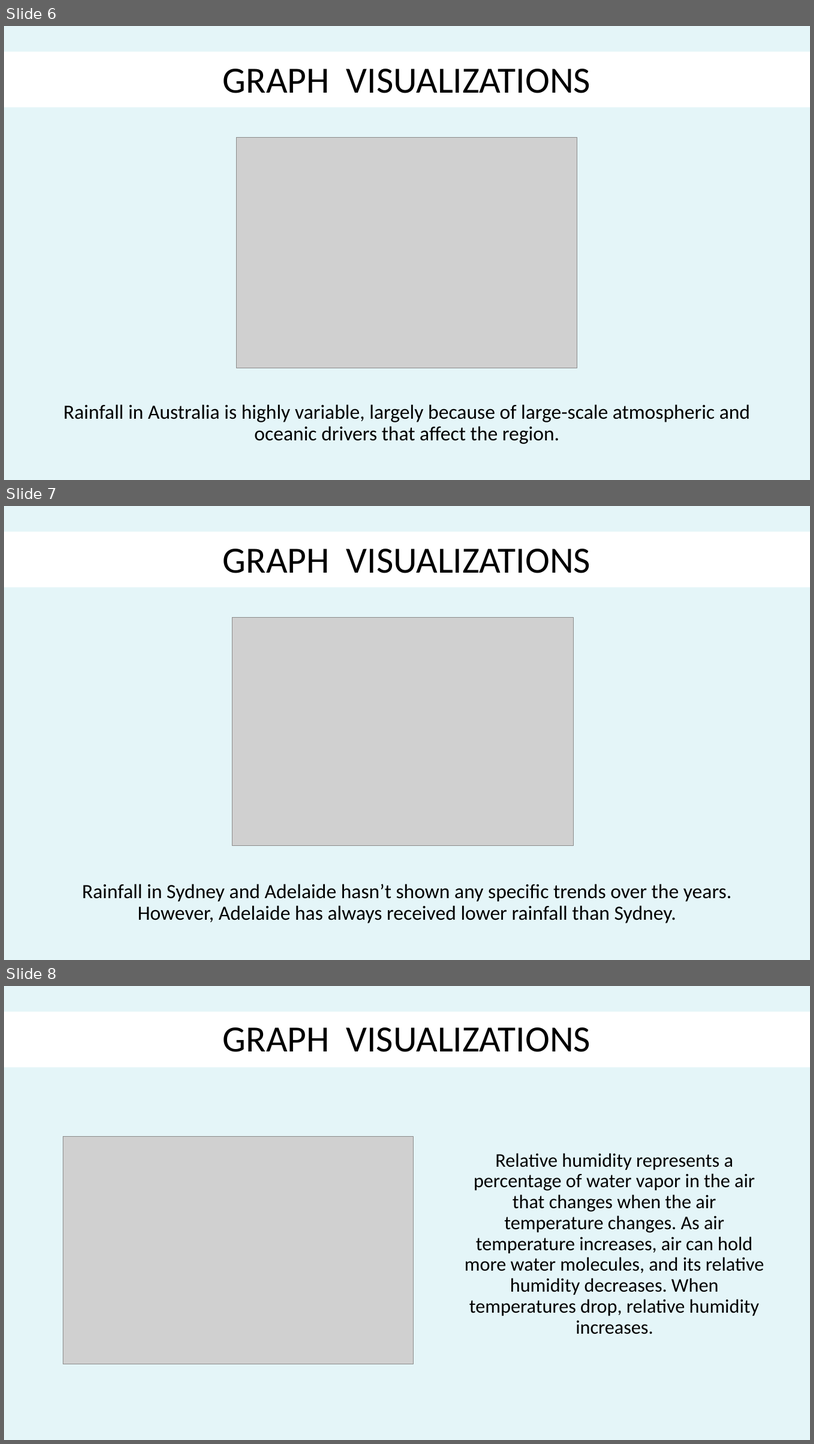
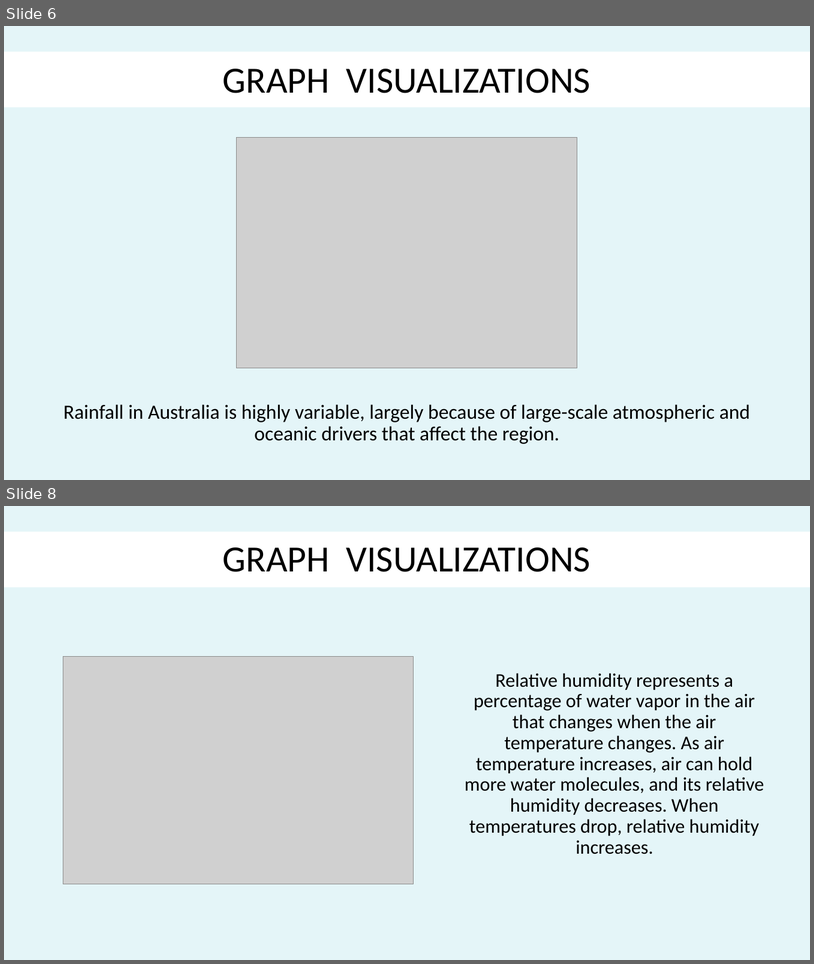
Before and after one commit to Kavya-Shekar/Australian_Weather_Forecast, a slide deck: Australia_weather.pptx. Shown one above the other, each under a label of ours: slides 6, 7 and 8 before the commit, slides 6 and 8 after it; the slides between them are not shown. The pictures are 814x1444 and 814x964 pixels, drawn with LibreOffice and Linux fonts; fonts in the diff are those of the drawing; grey boxes stand for pictures. Boxes give left, top, right and bottom in pixels: in the first picture for what was removed or moved away, otherwise in the second. Text is boxed around its words. In the diff, an @@ line names an element or a change of style, - is before the commit and + after.

```diff
--- a/Australia_weather.pptx
+++ b/Australia_weather.pptx
@@ slide 7 removed at [4,506,810,960], background #E4F5F8 at 98% opacity @@
@@ rectangle removed at [4,531,810,587] @@
@@ text removed at [223,549,591,573] @@
-GRAPH VISUALIZATIONS
@@ picture removed at [233,618,574,846] @@
@@ text removed at [82,883,732,923] @@
-Rainfall in Sydney and Adelaide hasn’t shown any specific trends over the years. However, Adelaide has always received lower rainfall than Sydney.
```
Also in this commit, not shown: 1 slide added.
